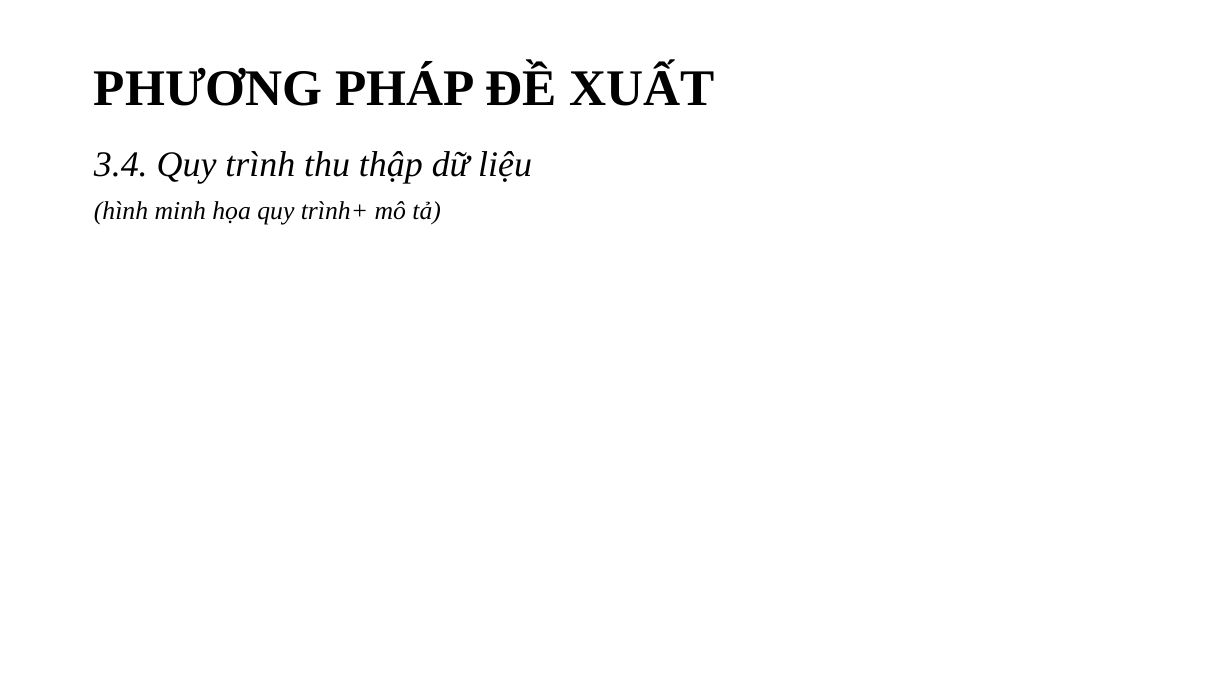
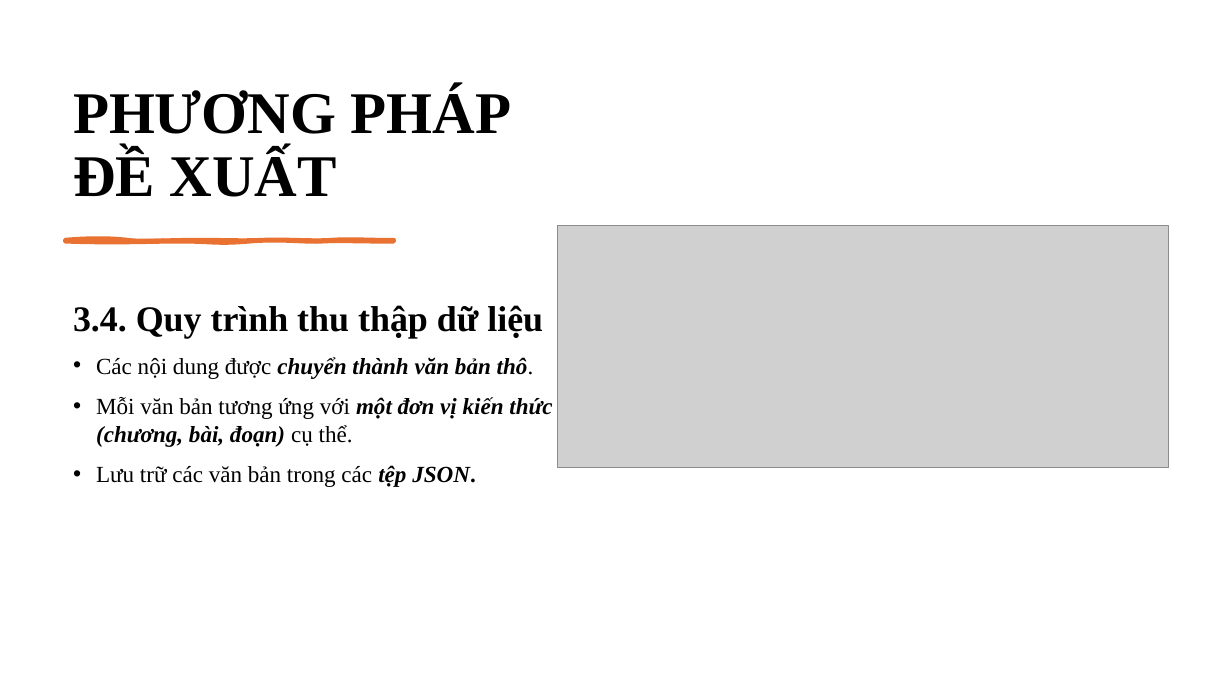
Before and after one commit to ngovanuc/Vietnamese_History_Chatbot, a slide deck: slide 21 of documents/slide bao cao v2.pptx (slide 20 before the commit). Drawn at 1232x693 pixels with LibreOffice and Linux fonts; fonts in the diff are those of the drawing; grey boxes stand for pictures. Boxes give left, top, right and bottom in pixels: in the first picture for what was removed or moved away, otherwise in the second. Text is boxed around its words. In the diff, an @@ line names an element or a change of style, - is before the commit and + after.

Commit message:
Update file bao cao va slide

```diff
--- a/documents/slide bao cao v2.pptx
+++ b/documents/slide bao cao v2.pptx
@@ title "PHƯƠNG PHÁP ĐỀ XUẤT": place and size @@
-title "PHƯƠNG PHÁP ĐỀ XUẤT" at box(94, 65, 714, 106)
+title "PHƯƠNG PHÁP ĐỀ XUẤT" at box(73, 87, 511, 197)
@@ title "PHƯƠNG PHÁP ĐỀ XUẤT" at box(73, 87, 511, 197): size 40 to 46 pt; vertical alignment middle to bottom @@
@@ picture added at box(558, 226, 1169, 468) @@
@@ text "3.4. Quy trình thu thập ...": place and size @@
-text "3.4. Quy trình thu thập ..." at box(94, 151, 532, 225)
+text "3.4. Quy trình thu thập ..." at box(73, 305, 552, 487)
@@ freeform shape added at box(65, 240, 394, 242), fill #E97132, outline #E97132 3 pt @@
@@ text at box(73, 305, 543, 338): bold on, italic off in "3.4. Quy trình thu thập dữ liệu"; line spacing 0.9 to 1.5 @@
@@ text at box(96, 357, 552, 487): text changed; size 20 to 18 pt; italic off @@
-(hình minh họa quy trình+ mô tả)
+• Các nội dung được chuyển thành văn bản thô.
+• Mỗi văn bản tương ứng với một đơn vị kiến thức (chương, bài, đoạn) cụ thể.
+• Lưu trữ các văn bản trong các tệp JSON.
```
Also in this commit, not shown: 10 other slides changed, 1 slide added, 2 other files.
